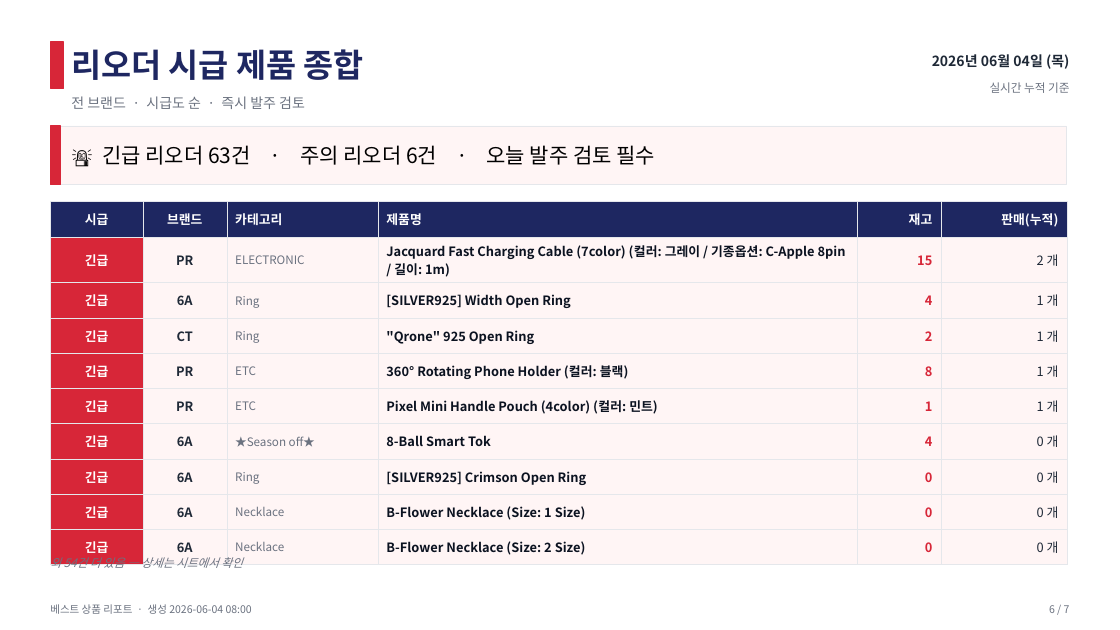
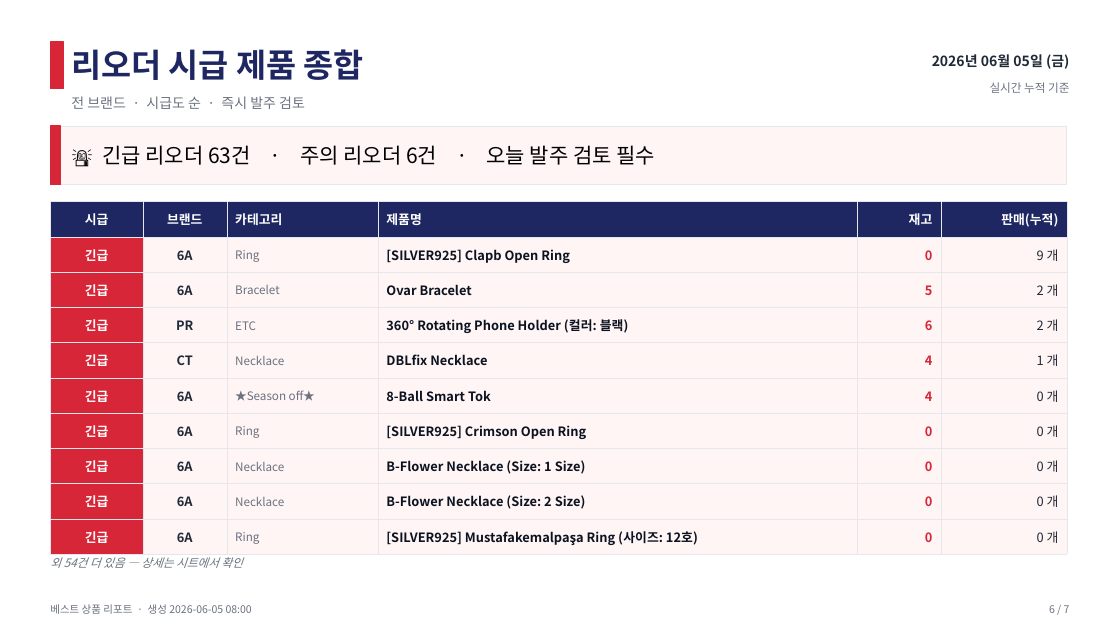
Before and after one commit to j65209/Brightbeed, a slide deck: slide 6 of data/sales-report.pptx. Drawn at 1120x630 pixels with LibreOffice and Linux fonts; fonts in the diff are those of the drawing. Boxes give left, top, right and bottom in pixels: in the first picture for what was removed or moved away, otherwise in the second. Text is boxed around its words. In the diff, an @@ line names an element or a change of style, - is before the commit and + after.

```diff
--- a/data/sales-report.pptx
+++ b/data/sales-report.pptx
@@ text at box(932, 54, 1069, 69): text changed @@
-2026년 06월 04일 (목)
+2026년 06월 05일 (금)
@@ table at box(50, 202, 1067, 549) @@
-row 2: 긴급 | PR | ELECTRONIC | Jacquard Fast Charging Cable (7color) (컬러: 그레이 / 기종옵션: C-Apple 8pin / 길이: 1m) | 15 | 2 개
-row 3: 긴급 | 6A | Ring | [SILVER925] Width Open Ring | 4 | 1 개
-row 4: 긴급 | CT | Ring | "Qrone" 925 Open Ring | 2 | 1 개
-row 5: 긴급 | PR | ETC | 360° Rotating Phone Holder (컬러: 블랙) | 8 | 1 개
-row 6: 긴급 | PR | ETC | Pixel Mini Handle Pouch (4color) (컬러: 민트) | 1 | 1 개
+row 2: 긴급 | 6A | Ring | [SILVER925] Clapb Open Ring | 0 | 9 개
+row 3: 긴급 | 6A | Bracelet | Ovar Bracelet | 5 | 2 개
+row 4: 긴급 | PR | ETC | 360° Rotating Phone Holder (컬러: 블랙) | 6 | 2 개
+row 5: 긴급 | CT | Necklace | DBLfix Necklace | 4 | 1 개
+row 10: 긴급 | 6A | Ring | [SILVER925] Mustafakemalpaşa Ring (사이즈: 12호) | 0 | 0 개
@@ text at box(50, 604, 252, 614): text changed @@
-베스트 상품 리포트 · 생성 2026-06-04 08:00
+베스트 상품 리포트 · 생성 2026-06-05 08:00
```
Also in this commit, not shown: 6 other slides changed.
